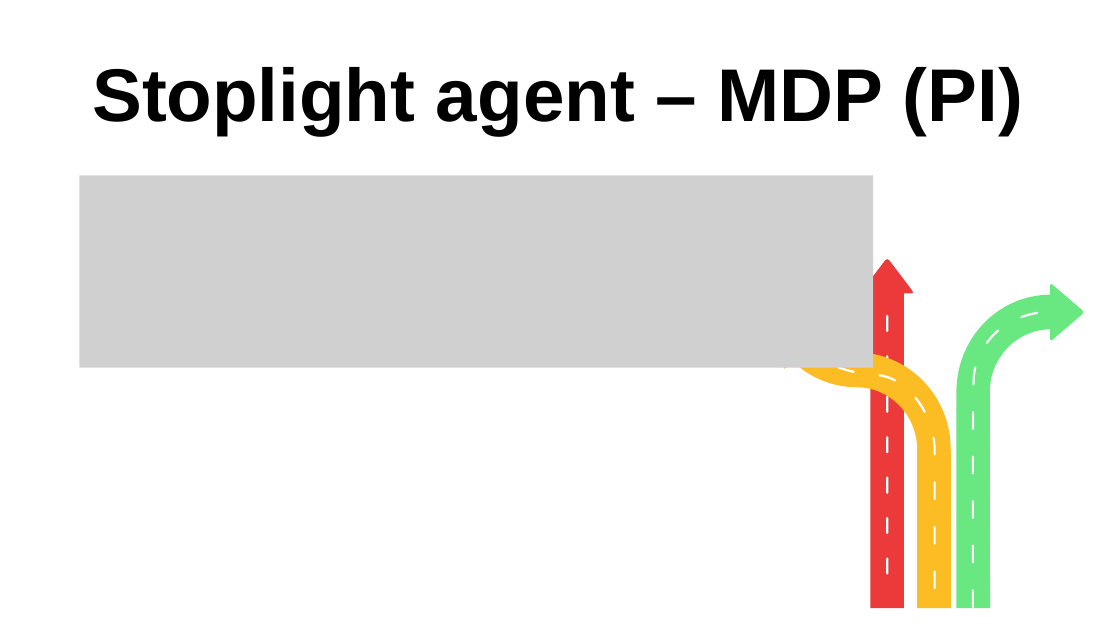
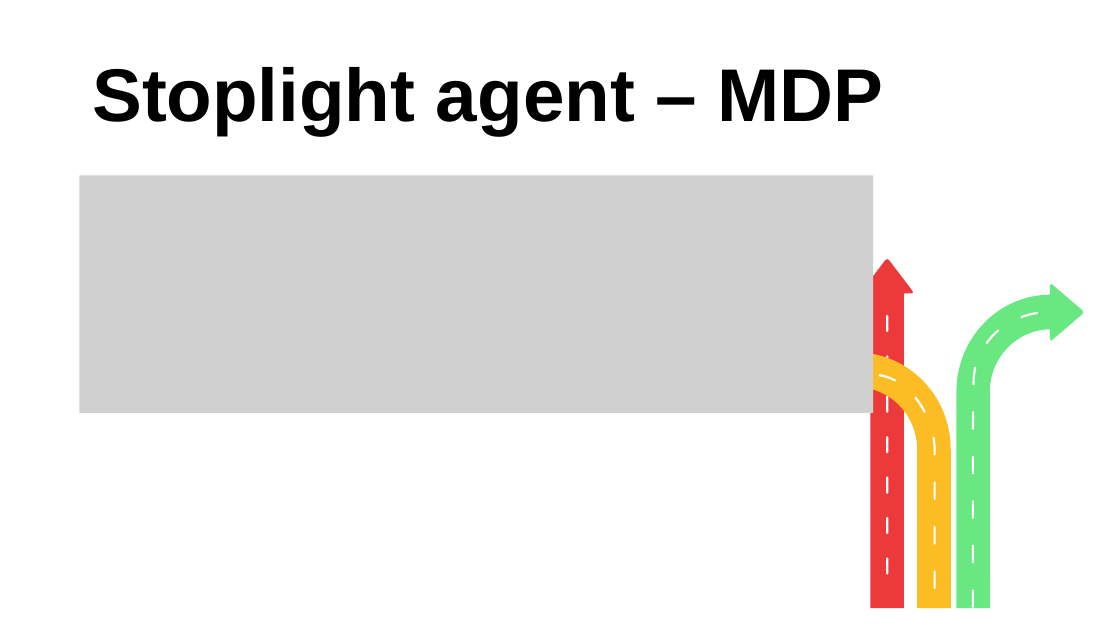
Before and after one commit to davidecapone/TrafficLightsOptimization, a slide deck: slide 16 of Presentation.pptx (slide 15 before the commit). Drawn at 1120x630 pixels with LibreOffice and Linux fonts; fonts in the diff are those of the drawing; grey boxes stand for pictures. Boxes give left, top, right and bottom in pixels: in the first picture for what was removed or moved away, otherwise in the second. Text is boxed around its words. In the diff, an @@ line names an element or a change of style, - is before the commit and + after.

Commit message:
updated presentation

```diff
--- a/Presentation.pptx
+++ b/Presentation.pptx
@@ title at [92, 67, 884, 135]: text changed @@
-Stoplight agent – MDP (PI)
+Stoplight agent – MDP
@@ picture: place and size @@
-picture at [80, 176, 874, 368]
+picture at [80, 176, 874, 413]
```
Also in this commit, not shown: 1 other slide changed, 1 slide removed.
